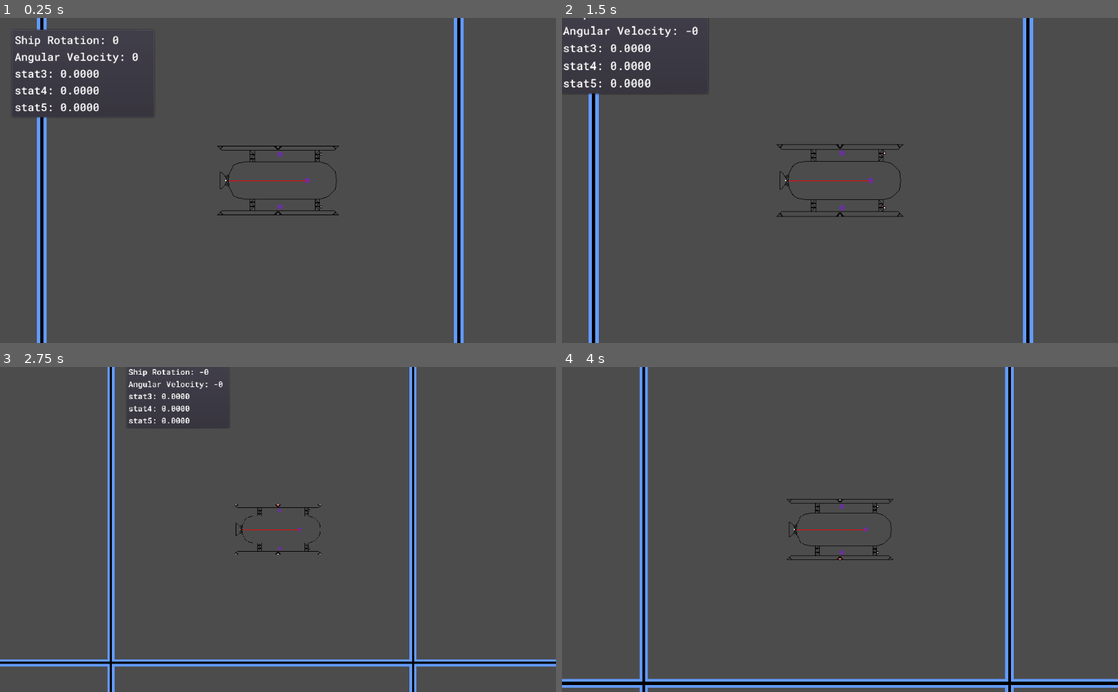
Above: before the commit, frames 1-4 (two rows, left to right).
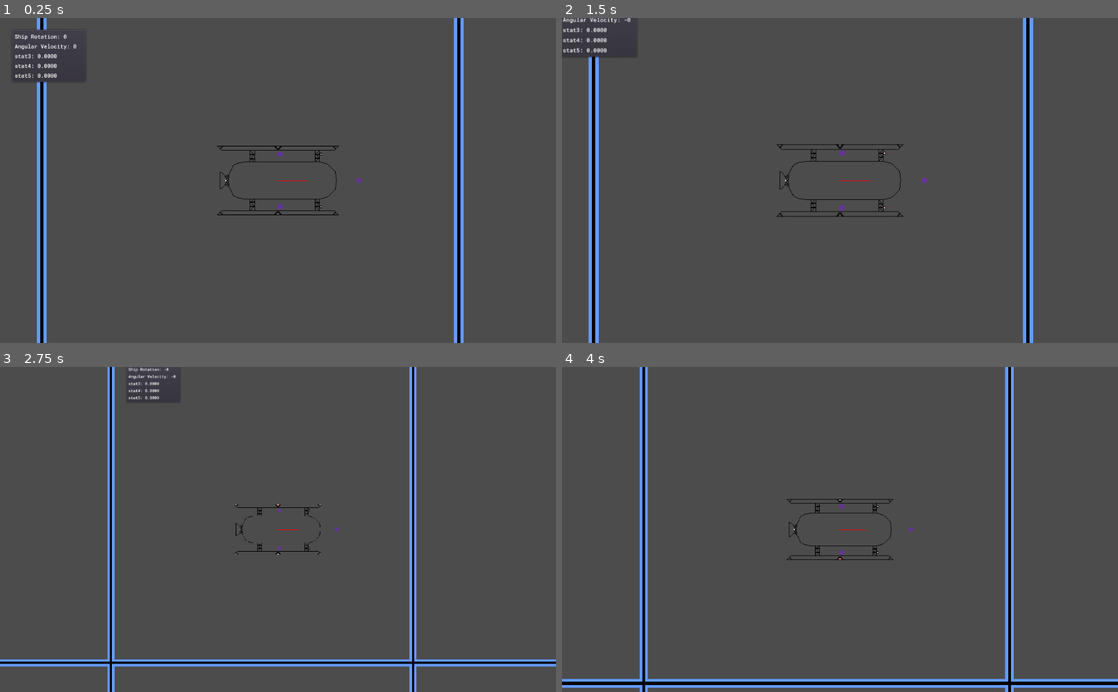
Above: after the commit, the same moments.

Repository: LottieVixen/space-game
Game: Godot game, scene res://levels/World.tscn
Same seed, same stepped clock (60 frames per second), same inputs: the game is played once before the commit and once after it.
Inputs (mouse positions are in pixels of both pictures, inside the frame that each line leads up to):
- Up to frame 1 (0.25 s): no input
- Up to frame 2 (1.5 s): tap Enter at 0.5 s; move the mouse to (962, 164) at 0.52 s; hold Right (right) 0.53-1.28 s; hold Middle mouse button (breakpoint_trigger) 0.53-1.28 s; click (962, 164) at 0.67 s; tap Space (jump) at 0.77 s; move the mouse to (728, 196) at 1.27 s; hold Down (down) from 1.28 s (still down); tap Mouse wheel up (zoom_in) at 1.35 s
- Up to frame 3 (2.75 s): tap Space (jump) at 1.52 s; move the mouse to (333, 458) at 2.02 s; release Down (down) at 2.03 s; hold Right (right) from 2.03 s (still down); hold Mouse wheel down (zoom_out) from 2.03 s (still down)
- Up to frame 4 (4 s): move the mouse to (812, 594) at 2.77 s; release Right (right) at 2.78 s; release Mouse wheel down (zoom_out) at 2.78 s; hold Up (ui_up) 2.78-3.53 s; tap Middle mouse button (breakpoint_trigger) at 2.85 s; click (812, 594) at 2.92 s; tap Space (jump) at 3.02, 3.77 s; move the mouse to (1006, 578) at 3.52 s; hold Left (left) from 3.53 s (still down); hold Mouse wheel up (zoom_in) from 3.53 s (still down)

The runs differ from the first frame. In frame 1, 1.4% of the frame differs, in the area x 2-65%, y 4-51%; in frame 2, 1.2%; in frame 3, 0.7%; in frame 4, less than 0.1%.

Commit message:
more playing around with thrusters

Diff:
--- a/ASSETS/fonts/roboto_font.tres
+++ b/ASSETS/fonts/roboto_font.tres
@@ -3,5 +3,6 @@
 [ext_resource path="res://ASSETS/fonts/RobotoMono-Medium.ttf" type="DynamicFontData" id=1]
 
 [resource]
-size = 20
+size = 10
+use_filter = true
 font_data = ExtResource( 1 )
--- a/levels/Ship_03.gd
+++ b/levels/Ship_03.gd
@@ -31,11 +31,11 @@
 	#debug()
 
 func _draw():
-	draw_circle((to_local($Thrusters/Rear.global_position) + thrust_force),5,Color.rebeccapurple)
+	draw_circle((Vector2.LEFT + thrust_force),5,Color.rebeccapurple)
 	#Draw vector for rear thruster #Issue
-	draw_line(to_local($Thrusters/Rear.global_position),(
+	draw_line(Vector2.LEFT,(
 		to_local($Thrusters/Rear.global_position) +
-		thrust_force.rotated(global_rotation)
+		thrust_force.rotated(rotation)
 		),Color.red)
 	draw_circle((to_local($Thrusters/Left/Forward.global_position) + thrust_rev),5,Color.rebeccapurple)
 	draw_circle((to_local($Thrusters/Right/Forward.global_position) + thrust_rev),5,Color.rebeccapurple)
@@ -98,8 +98,8 @@
 	#apply impulse vector for rear thruster #Issue
 	#breakdown
 	#apply_impulse(to_local($Thrusters/Rear.global_position).normalized(), thrust_force.rotated(global_rotation) * forward)
-	apply_impulse(Vector2.LEFT, thrust_force.rotated(global_rotation) * forward) #has a slight clockwise spin
-	#apply_central_impulse(thrust_force.rotated(global_rotation) * forward) #works as expected, flies straight at the ship's heading
+	#apply_impulse(Vector2.LEFT, thrust_force.rotated(global_rotation) * forward) #has a slight clockwise spin
+	apply_central_impulse(thrust_force.rotated(rotation) * forward) #works as expected, flies straight at the ship's heading
 	if break_this_time:
 		break_this_time = false
 		#print("\nto:    " + String(angle_to_root/PI) + "\nfrom: " + String(angle_from_root/PI) + "\nunit:  " + String(unit_angle/PI))
--- a/scripts/RigidBody2D.gd
+++ /dev/null
@@ -1,29 +0,0 @@
-extends RigidBody2D
-
-export (int) var engine_thrust
-export (int) var spin_thrust
-
-var thrust = Vector2()
-var rotation_dir = 0
-var screensize
-
-func _ready():
-	screensize = get_viewport().get_visible_rect().size
-
-func get_input():
-	if Input.is_action_pressed("ui_up"):
-		thrust = Vector2(engine_thrust, 0)
-	else:
-		thrust = Vector2()
-	rotation_dir = 0
-	if Input.is_action_pressed("ui_right"):
-		rotation_dir += 1
-	if Input.is_action_pressed("ui_left"):
-		rotation_dir -= 1
-
-func _process(delta):
-	get_input()
-
-func _physics_process(delta):
-	set_applied_force(thrust.rotated(rotation))
-	set_applied_torque(rotation_dir * spin_thrust)
--- a/scripts/ShipController.gd
+++ /dev/null
@@ -1,35 +0,0 @@
-extends RigidBody2D
-
-var yAxis = 0.0
-var xAxis = 0.0
-var rb
-
-func _ready():
-	rb = get_node("/root")
-
-func ClampVelocity():
-	pass
-
-func ThrustForward(amount):
-	var force
-	force = Vector2.UP * amount
-
-func _integrate_forces(state):
-	pass
-
-func _process(delta):
-	yAxis = 0
-	xAxis = 0
-
-	if Input.is_action_pressed("up"):
-		yAxis = -1
-	elif Input.is_action_pressed("down"):
-		yAxis = 1
-
-	if Input.is_action_pressed("right"):
-		xAxis = 1
-	elif Input.is_action_pressed("left"):
-		xAxis = -1
-
-func _physics_process(delta):
-	pass
